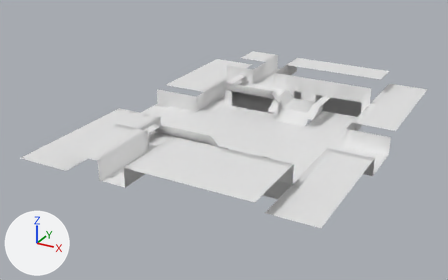
The OBJ model Ods217/Assets/Level_Data/lvl_DerelictShip/Meshes/lvl_shipBigRoom1.obj, before and after one commit.
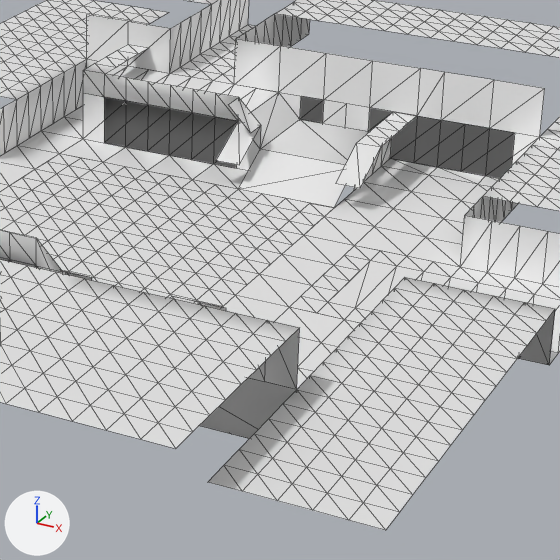
Old and new are each drawn whole from a 50 mm lens placed at (20.9, -59.4, 28.6), pointed at (-11.0, -1.4, -0.4) and again close up on the part from 44% to 84% of the width and 22% to 85% of the height. The lights are fixed; the arrows at lower left show +X, +Y and +Z. The close-ups show mesh edges as thin lines. Where no turn or scale is listed for an object, it has been applied to the vertices. Vertices at the same position are counted once.
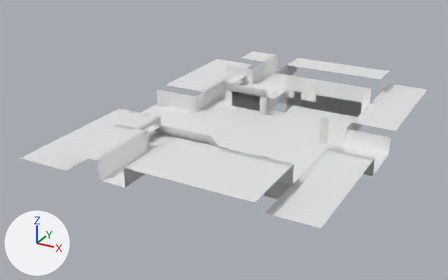
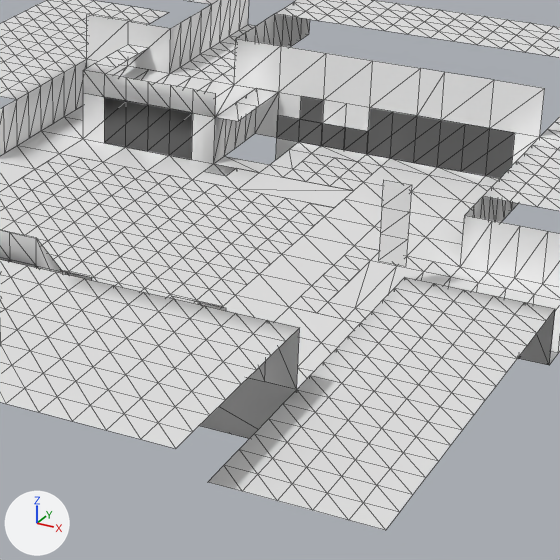
What differs and where, as boxes [x1, y1, x2, y2] in the close-ups (560 x 560 px):
part 1 of me_default, built on
    before: [191, 88, 416, 208]
    after: [204, 88, 412, 266]

The edits, one by one:
me_default is used by ob_default; location (0.0, 0.0, 0.0).
me_default had 1291 vertices, 2115 faces and spanned x -24.0..7.0, y -20.0..21.0, z -1.0..4.0.
me_default now has 1304 vertices, 2137 faces and spans x -24.0..7.0, y -20.0..21.0, z -3.0..4.0.
Part 1, on me_default:
22 vertices are removed from x -9.0..-3.0, y 6.0..12.0, z 1.0..3.0.
36 faces are deleted.
13 vertices are added at x -10.0..0.0, y 0.0..10.0, z -3.0..4.0.
6 new vertices lie (0.0, -1.0, 0.0) away from vertices in x -10.0..-5.0, y 8.0..12.0, z 0.0..2.0.
5 new vertices lie (-1.0, 0.0, 0.0) away from vertices in x -9.0..-4.0, y 8.0..12.0, z 0.0.
5 new vertices lie (0.0, -1.0, 0.0) away from vertices in x -10.0..-6.0, y 9.0..12.0, z 0.0..2.0.
6 new vertices lie (1.0, 0.0, 0.0) away from vertices in x -7.0..0.0, y 0.0..9.0, z 0.0..4.0.
58 new faces join them.
